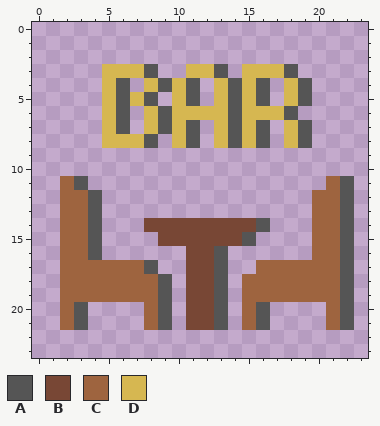
Edited in one commit: pixel-art file (assets/icons/angelus2010/Rooms/ang-bar.aseprite). That is the earlier state.
24x24 pixels, 1 frame.
Palette (. is transparent): A #555555  B #784735  C #9e643f  D #d6b751
Pixels before, first column x 2:
 3 ...DDDA..DDA.DDDA....
 4 ...DA.DADA.DADA.DA...
 5 ...DADA.DA.DADA.DA...
 6 ...DA.DADDDDADDDA....
 7 ...DA.DADA.DADA.DA...
 8 ...DDDA.DA.DADA.DA...
 9 .....................
10 .....................
11 CA.................CA
12 CCA...............CCA
13 CCA...............CCA
14 CCA...BBBBBBBBA...CCA
15 CCA....BBBBBBA....CCA
16 CCA......BBA......CCA
17 CCCCCCA..BBA..CCCCCCA
18 CCCCCCCA.BBA.CCCCCCCA
19 CCCCCCCA.BBA.CCCCCCCA
20 CA....CA.BBA.CA....CA
21 CA....CA.BBA.CA....CA
New version:
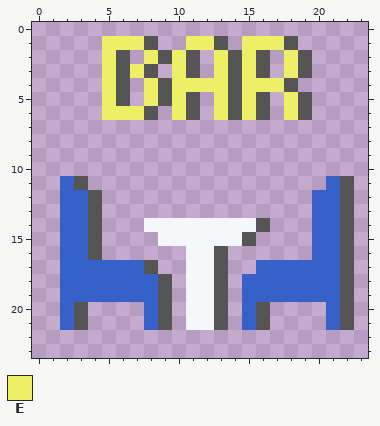
Colours new in this view: E #edf067
Change:
Colour B changes from #784735 to #f5f8fa.
Colour C changes from #9e643f to #3760c8.
The edit adds colour A in row 1 at x 8, 13 and 18; in row 2 at x 6, 9, 11, 14, 16 and 19; in row 3 at x 14 and 19; in row 5 at x 9; in row 6 at x 19.
Colour D gives way to colour A in row 3 at x 6, 11 and 16; in row 4 at x 18; in row 6 at x 8, 11 and 16.
The edit adds colour E in row 1 at x 5 to 7, 11 to 12 and 15 to 17; in row 2 at x 5, 8, 10, 13, 15 and 18; in row 3 at x 10; in row 4 at x 12 and 17; in row 6 at x 7.
Colour A gives way to colour E in row 3 at x 13 and 18; in row 4 at x 11 and 16; in row 5 at x 8; in row 6 at x 6 and 18.
Colour D gives way to colour E in row 3 at x 5, 7 and 15; in row 4 at x 5, 8, 10, 13 and 15; in row 5 at x 5, 10, 13, 15 and 18; in row 6 at x 5, 10, 13 and 15.
Colour A is gone in row 4 at x 19; in row 6 at x 9; in row 7 at x 6, 9, 11, 14, 16 and 19; in row 8 at x 8, 11, 14, 16 and 19.
Colour D is gone in row 3 at x 12 and 17; in row 5 at x 7; in row 6 at x 12 and 17; in row 7 at x 5, 8, 10, 13, 15 and 18; in row 8 at x 5 to 7, 10, 13, 15 and 18.
